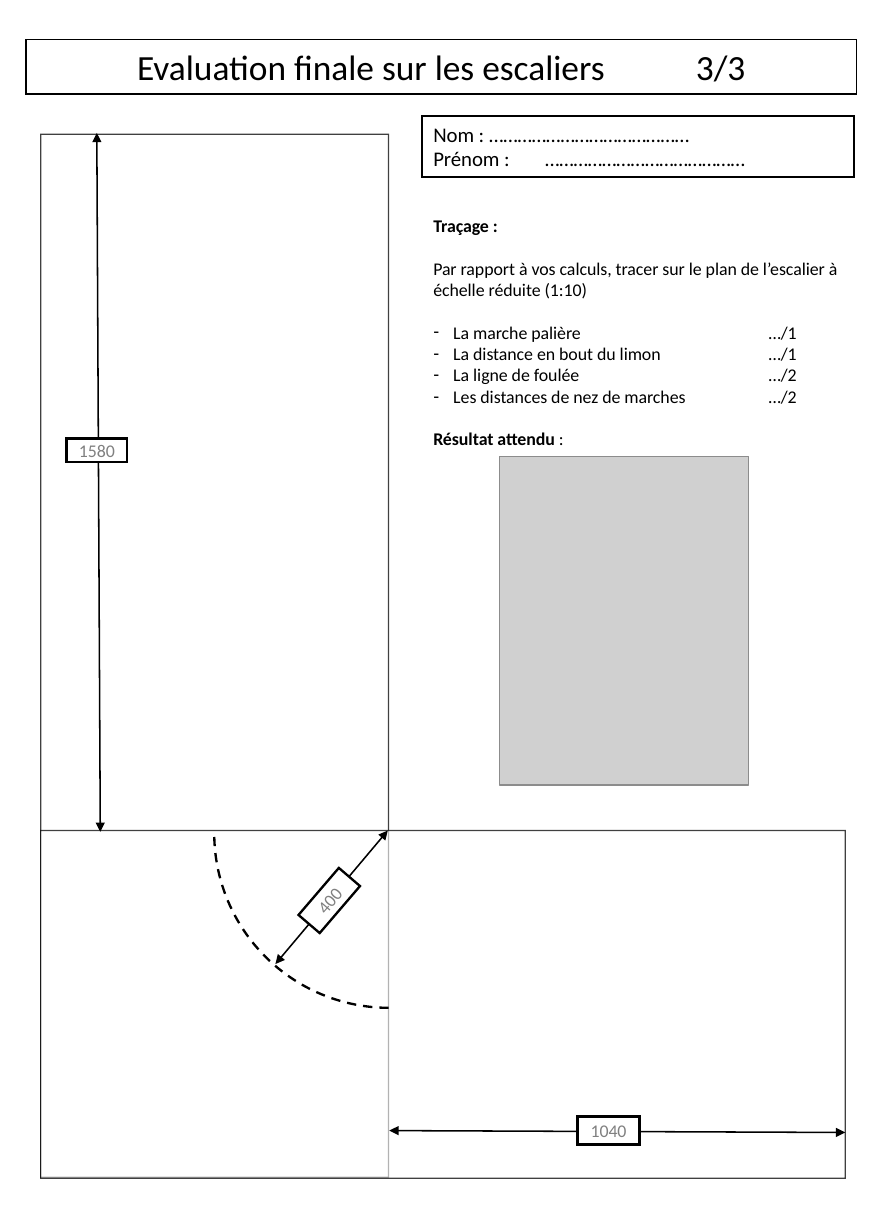
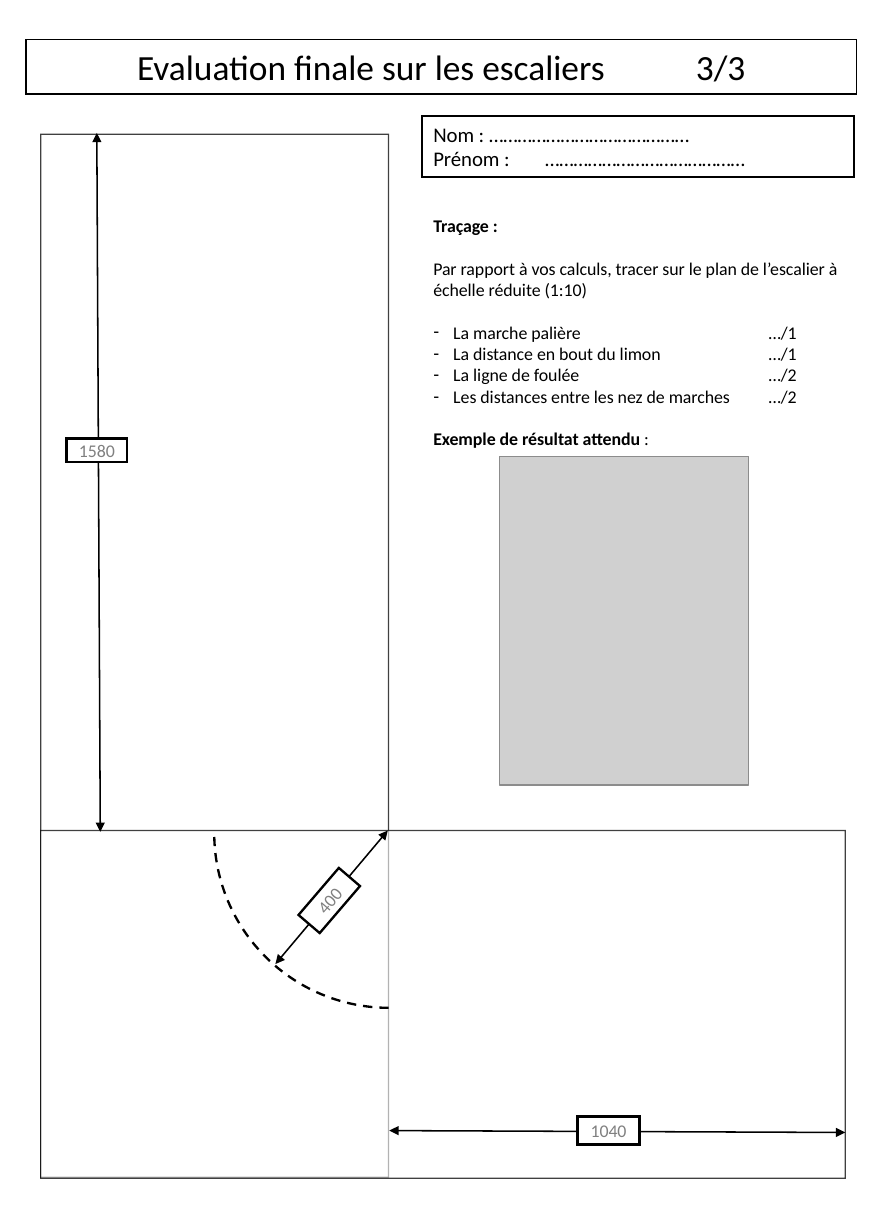
Before and after one commit to kduchevreuil/Cours-Menuiserie, a slide deck: slide 14 of escaliers.pptx. Drawn at 880x1232 pixels with LibreOffice and Linux fonts; fonts in the diff are those of the drawing; grey boxes stand for pictures. Boxes give left, top, right and bottom in pixels: in the first picture for what was removed or moved away, otherwise in the second. Text is boxed around its words. In the diff, an @@ line names an element or a change of style, - is before the commit and + after.

```diff
--- a/escaliers.pptx
+++ b/escaliers.pptx
@@ text at [433, 390, 730, 448]: text changed @@
-– Les distances de nez de marches …/2
-Résultat attendu :
+– Les distances entre les nez de marches …/2
+Exemple de résultat attendu :
```
Also in this commit, not shown: 4 other slides changed, 9 other files.
